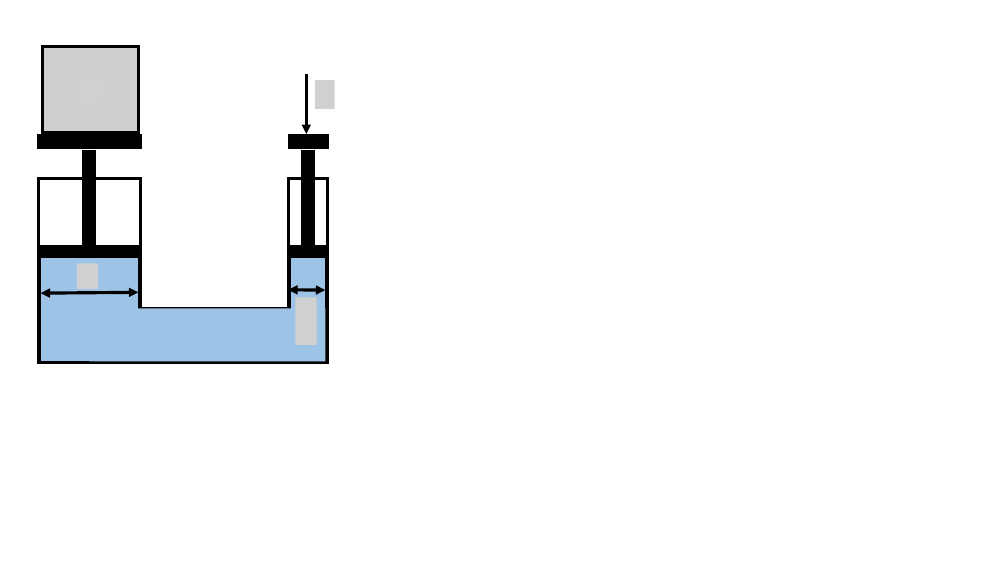
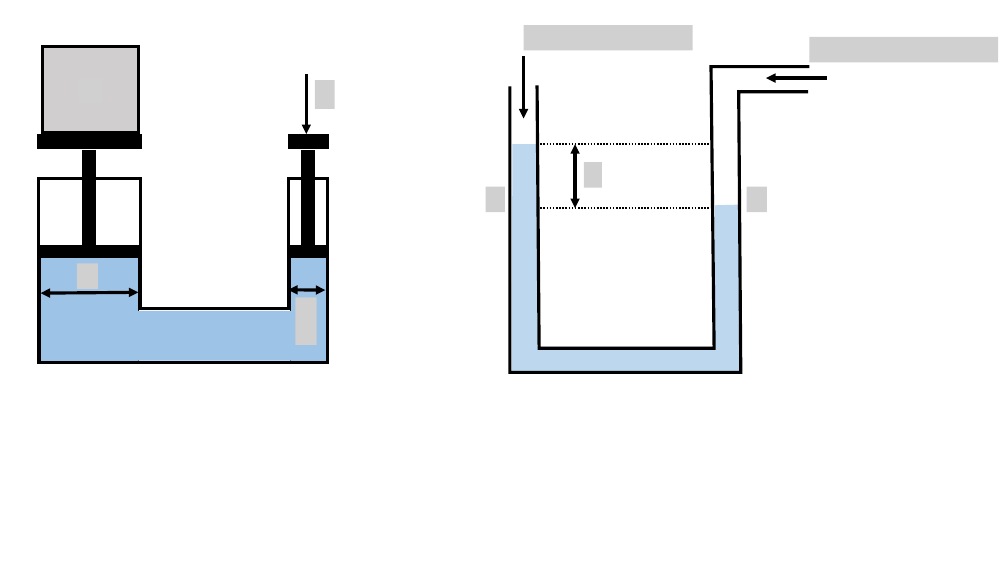
Before and after one commit to OSTP/PhysicsArtofModelling, a slide deck: slide 3 of tex/figures/FluidMechanics/Figures.pptx. Drawn at 1008x567 pixels with LibreOffice and Linux fonts; fonts in the diff are those of the drawing; grey boxes stand for pictures. Boxes give left, top, right and bottom in pixels: in the first picture for what was removed or moved away, otherwise in the second. Text is boxed around its words. In the diff, an @@ line names an element or a change of style, - is before the commit and + after.

```diff
--- a/tex/figures/FluidMechanics/Figures.pptx
+++ b/tex/figures/FluidMechanics/Figures.pptx
@@ group added at <box>485,25,999,372</box>: 5 pictures, 3 freeform shapes, 2 arrows, 2 lines, 1 double arrow @@
```
Also in this commit, not shown: 2 other slides changed, 5 slides added, 12 other files.
